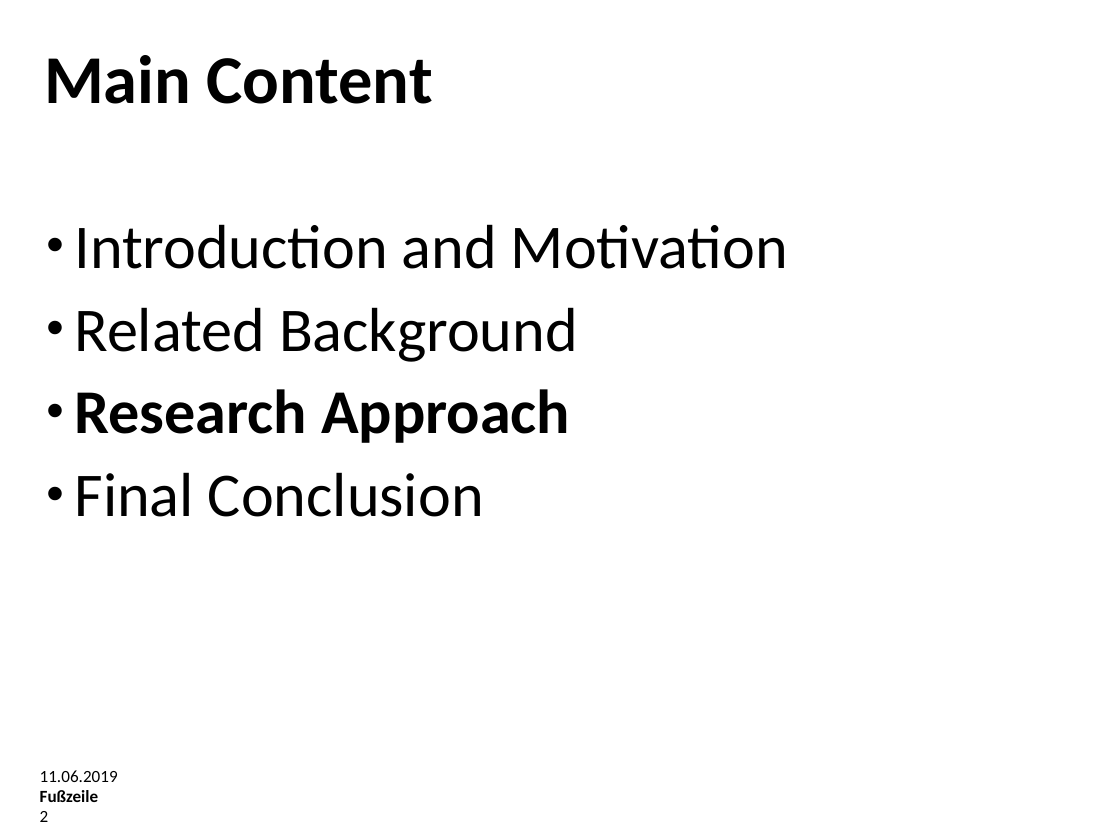
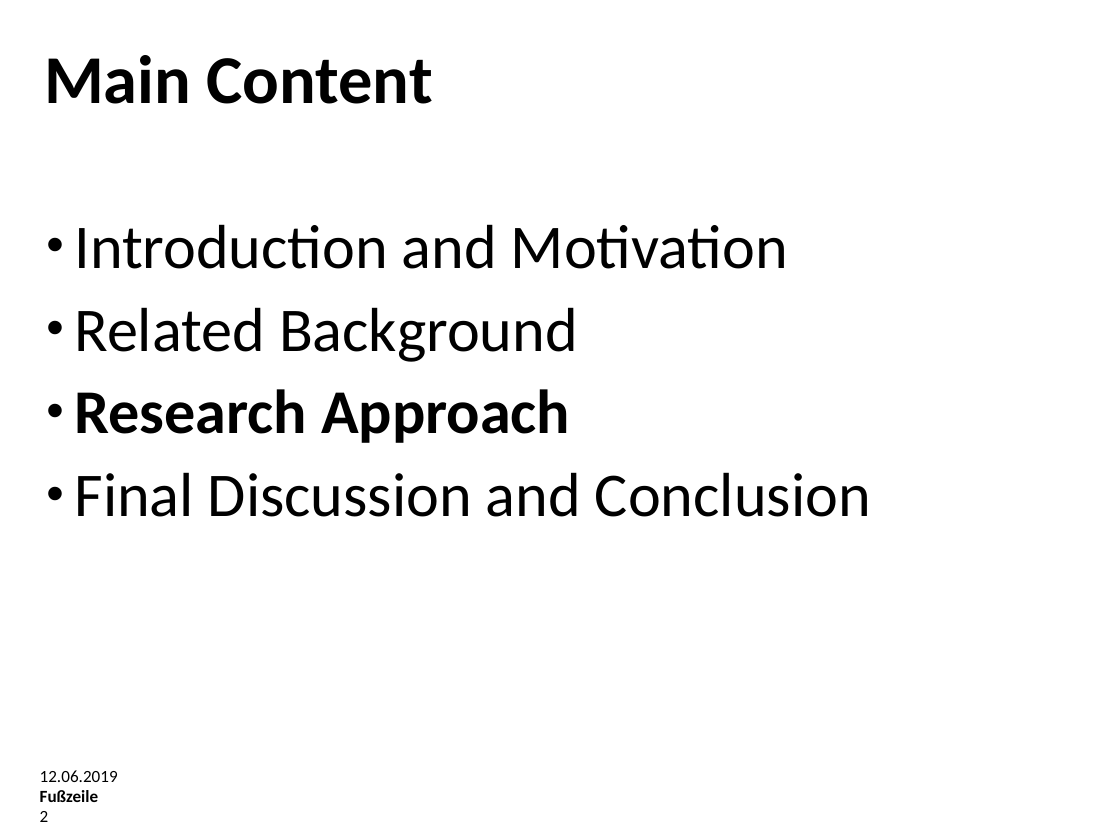
Before and after one commit to Rickylht/Bachelor-Thesis, a slide deck: slide 2 of Oral Examination.pptx. Drawn at 1120x840 pixels with LibreOffice and Linux fonts; fonts in the diff are those of the drawing; background and template pictures are left out. Boxes give left, top, right and bottom in pixels: in the first picture for what was removed or moved away, otherwise in the second. Text is boxed around its words. In the diff, an @@ line names an element or a change of style, - is before the commit and + after.

```diff
--- a/Oral Examination.pptx
+++ b/Oral Examination.pptx
@@ text at (74,472,871,517): text changed @@
-• Final Conclusion
+• Final Discussion and Conclusion
@@ text at (40,770,118,782): text changed @@
-11.06.2019
+12.06.2019
```
Also in this commit, not shown: 24 other slides changed, 18 slides added.
